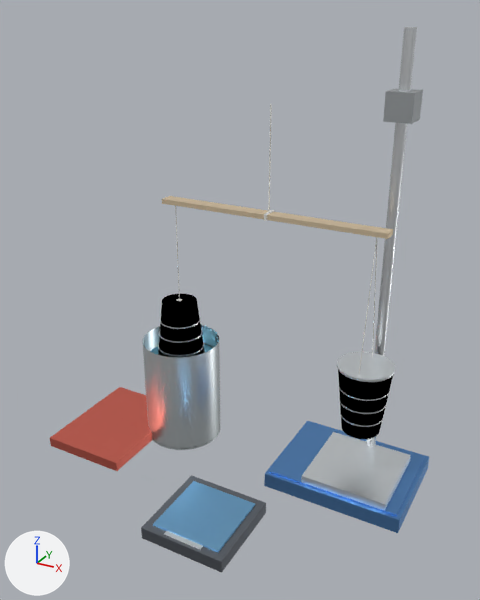
A saved change to the glTF model surface_tension_apparatus.glb.
Rendered twice from a camera (50 mm lens) standing at (34.3, -69.7, 57.9) and looking at (-0.7, -6.0, 26.0). Every picture has the same lights, and +X, +Y and +Z are marked at lower left. The picture after the commit comes second. Vertices at exactly the same position are counted once.

Names of what the first picture shows: 'BaseMetalBlue', 'ChromeMetal', 'ClampMetal', 'ClearPlasticCup', 'GlassBeaker', 'RedTray', 'SaltWater', 'ScaleBase', 'ScalePlatter', 'WhiteString', 'WoodLever'.
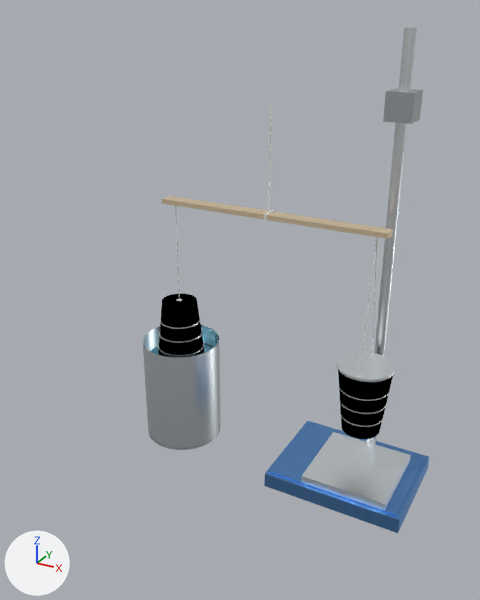
What differs and where, as boxes (x1, y1, x2, y2) in the pictures (480 x 600 px):
'GlassBeaker', recoloured, surface changed
    both: (145, 356, 195, 443)
'RedTray', deleted (red)
    before: (50, 387, 152, 471)
'ScalePlatter', deleted (blue)
    before: (153, 481, 255, 552)
'ChromeMetal', reshaped
    before: (164, 27, 417, 550)
    after: (366, 27, 417, 446)
'ScaleBase', deleted
    before: (141, 475, 266, 573)
part 1 of me_chromemetal, deleted
    before: (164, 531, 203, 550)

What changed in the scene script:
```text
Change mat_material_4:
    mat_material_4.base_color: (0.149, 0.8, 0.851) -> (0.251, 0.651, 0.851)  # cyan #6ce7ee -> cyan #89d3ee
    mat_material_4.roughness: 0.424 -> 0.374
Change mat_material_5:
    mat_material_5.base_color: (0.949, 0.78, 0.2) -> (0.851, 0.922, 0.949)  # yellow #f9e57c -> white #eef6f9
    mat_material_5.roughness: 0.408 -> 0.358
Change mat_material_6:
    mat_material_6.base_color: (0.902, 0.2, 0.251) -> (0.902, 0.949, 0.98)  # pink #f47c89 -> white #f4f9fd
    mat_material_6.roughness: 0.424 -> 0.395
Change mat_material_10:
    mat_material_10.base_color: (0.859, 0.722, 0.522) -> (0.851, 0.878, 0.902)  # beige #eeddbf -> white #eef1f4
    mat_material_10.roughness: 0.639 -> 0.384
Change mat_material_11:
    mat_material_11.base_color: (0.949, 0.949, 0.922) -> (0.149, 0.349, 0.698)  # white #f9f9f6 -> blue #6c9fda
    mat_material_11.roughness: 0.731 -> 0.467
Change me_saltwater:
    where me_saltwater.from_pydata(...)  # 74 vertices, 144 faces; spans x -18.75..-8.25, y -5.25..5.25, z 0.3..12.0
    remove me_saltwater.materials.append(mat_material_7)  # cyan #89d3ee
    add me_saltwater.materials.append(mat_material_4)  # cyan #89d3ee
Change me_glassbeaker:
    where me_glassbeaker.from_pydata(...)  # 146 vertices, 216 faces; spans x -18.9..-8.1, y -5.4..5.4, z 0.0..15.0
    remove me_glassbeaker.materials.append(mat_material_8)  # white #eef6f9
    add me_glassbeaker.materials.append(mat_material_5)  # white #eef6f9
Change me_clearplasticcup:
    where me_clearplasticcup.from_pydata(...)  # 667 vertices, 1292 faces; spans x -17.0..19.0, y -5.5..5.5, z 2.2..21.0
    remove me_clearplasticcup.materials.append(mat_material_9)  # white #f4f9fd
    add me_clearplasticcup.materials.append(mat_material_6)  # white #f4f9fd
Change me_chromemetal:
    used by ob_chromemetal; location = (0.0, 0.0, 0.0)
    remove me_chromemetal.from_pydata(...)  # 46 vertices, 76 faces; spans x -4.0..16.0, y -21.1..6.2, z 1.6..56.0
    remove me_chromemetal.materials.append(mat_material_13)  # white #eef1f4
    add me_chromemetal.from_pydata(...)  # 38 vertices, 64 faces; spans x -4.0..16.0, y 0.0..6.2, z 2.0..56.0
    me_chromemetal part 1: the loose piece of 8 vertices spanning x -2.5..2.5, y -21.1..-19.3, z 1.6..1.7 is deleted
    add me_chromemetal.materials.append(mat_material_10)  # white #eef1f4
Change me_basemetalblue:
    where me_basemetalblue.from_pydata(...)  # 16 vertices, 24 faces; spans x 3.0..21.0, y -6.0..8.0, z 0.0..2.2
    remove me_basemetalblue.materials.append(mat_material_14)  # blue #6c9fda
    add me_basemetalblue.materials.append(mat_material_11)  # blue #6c9fda
Remove ob_redtray:
    ob_redtray = bpy.data.objects.new('RedTray', me_redtray)
    ob_redtray.location = (0.0, 0.0, 0.0)
Remove ob_scaleplatter:
    ob_scaleplatter = bpy.data.objects.new('ScalePlatter', me_scaleplatter)
    ob_scaleplatter.location = (0.0, 0.0, 0.0)
Remove ob_scalebase:
    ob_scalebase = bpy.data.objects.new('ScaleBase', me_scalebase)
    ob_scalebase.location = (0.0, 0.0, 0.0)
```
